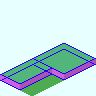
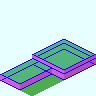
Comparing the layer stacks of the two 96 x 96 images. Changes:
added layer "Floa_Add" above "Wire_Ad" over [34, 40, 94, 56]
added layer "Wire_Ad" above "Wall_Ad" over [32, 39, 96, 70]
added group "Wall_Ad" with 2 layers above "Floa" over [32, 55, 96, 73]
added layer "Wall_Sa" in group "Wall_Ad" over [32, 55, 64, 73]
added layer "Wall_Ea" in group "Wall_Ad" over [64, 55, 96, 73]
